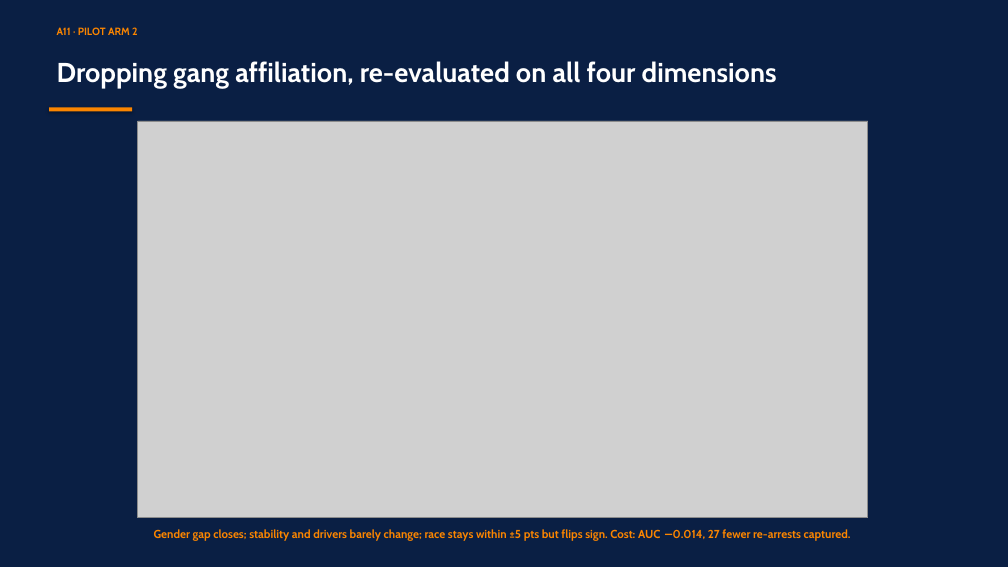
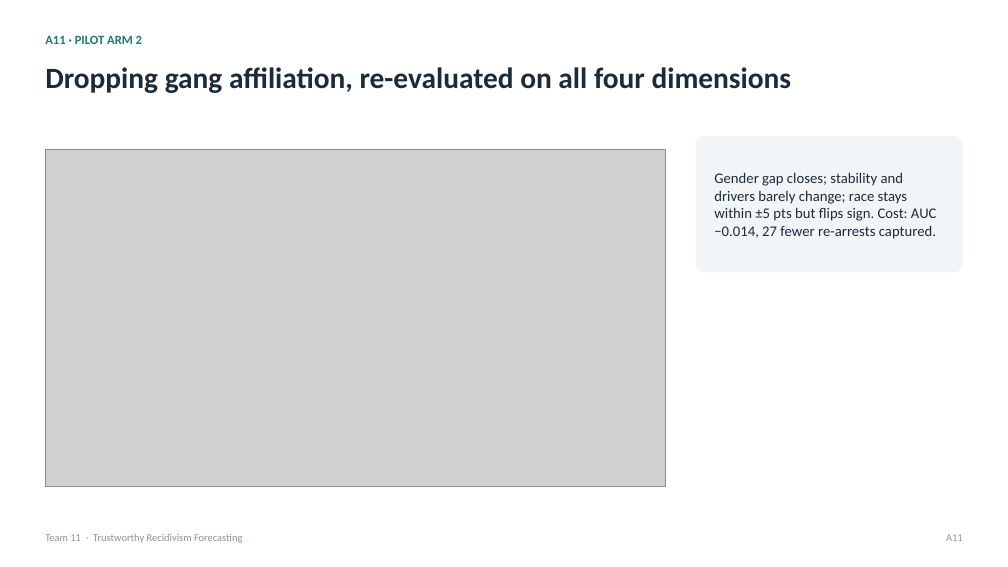
Before and after one commit to RyanBalech/recidivism-forecasting-analysis, a slide deck: slide 32 of reports/ISAF_Recidivism_Presentation.pptx. Drawn at 1008x567 pixels with LibreOffice and Linux fonts; fonts in the diff are those of the drawing; grey boxes stand for pictures. Boxes give left, top, right and bottom in pixels: in the first picture for what was removed or moved away, otherwise in the second. Text is boxed around its words. In the diff, an @@ line names an element or a change of style, - is before the commit and + after.

```diff
--- a/reports/ISAF_Recidivism_Presentation.pptx
+++ b/reports/ISAF_Recidivism_Presentation.pptx
@@ background #0A1F44 to #FFFFFF @@
@@ text "Dropping gang affiliation, re-evaluated on ...": place and size @@
-text "Dropping gang affiliation, re-evaluated on ..." at [57, 61, 777, 88]
+text "Dropping gang affiliation, re-evaluated on ..." at [45, 67, 792, 93]
@@ text "Dropping gang affiliation, re-evaluated on ..." at [45, 67, 792, 93]: size 26 to 28 pt, font Cabin to Calibri, text colour #FFFFFF to #1B2B3A; more space between paragraphs @@
@@ text "A11 · PILOT ARM 2": place and size @@
-text "A11 · PILOT ARM 2" at [57, 27, 138, 35]
+text "A11 · PILOT ARM 2" at [45, 35, 142, 44]
@@ text "A11 · PILOT ARM 2" at [45, 35, 142, 44]: size 10 to 12 pt, font Cabin to Calibri, text colour #FB8500 to #1F7A70; more space between paragraphs @@
@@ rectangle removed at [49, 107, 132, 112] @@
@@ picture: place and size @@
-picture at [138, 121, 868, 518]
+picture at [45, 149, 665, 486]
@@ rounded rectangle added at [696, 136, 963, 272], fill #F1F5F8 @@
@@ text "Gender gap closes; stability and ...": place and size @@
-text "Gender gap closes; stability and ..." at [154, 529, 851, 541]
+text "Gender gap closes; stability and ..." at [714, 172, 937, 239]
@@ text "Gender gap closes; stability and ..." at [714, 172, 937, 239]: size 11 to 14 pt, font Cabin to Calibri, text colour #FB8500 to #1B2B3A, bold off; alignment centre to left; more space between paragraphs; vertical alignment top to middle @@
@@ text added at [45, 534, 242, 543], 10 pt, text #8795A2 @@
+Team 11 · Trustworthy Recidivism Forecasting
@@ text added at [946, 534, 963, 541], 10 pt, text #8795A2 @@
+A11
```
Also in this commit, not shown: 23 other slides changed, 8 slides added, 8 slides removed, 2 other files.
